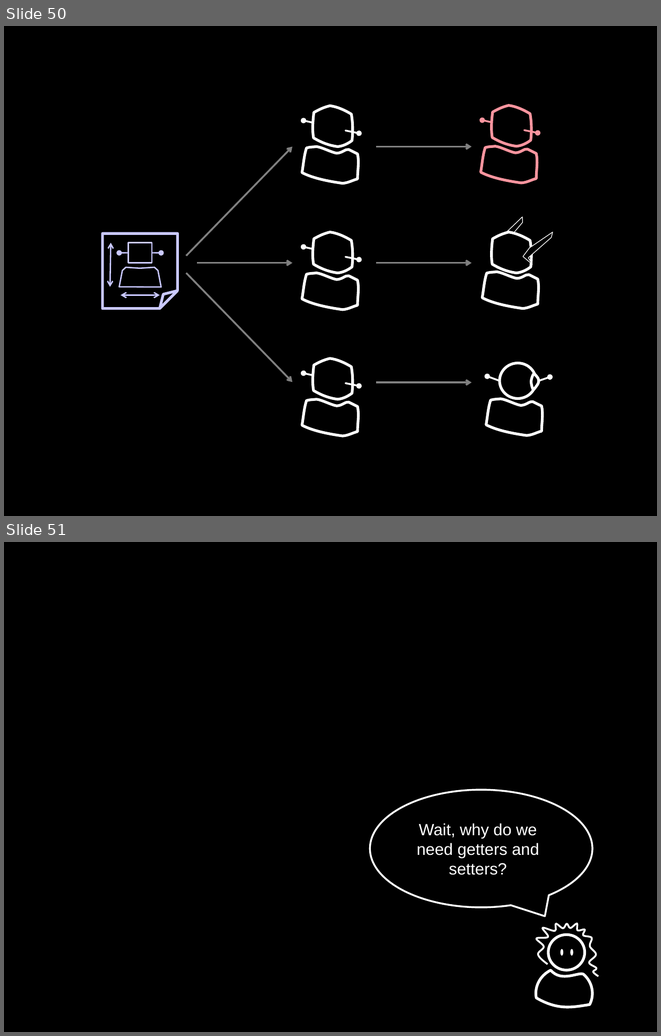
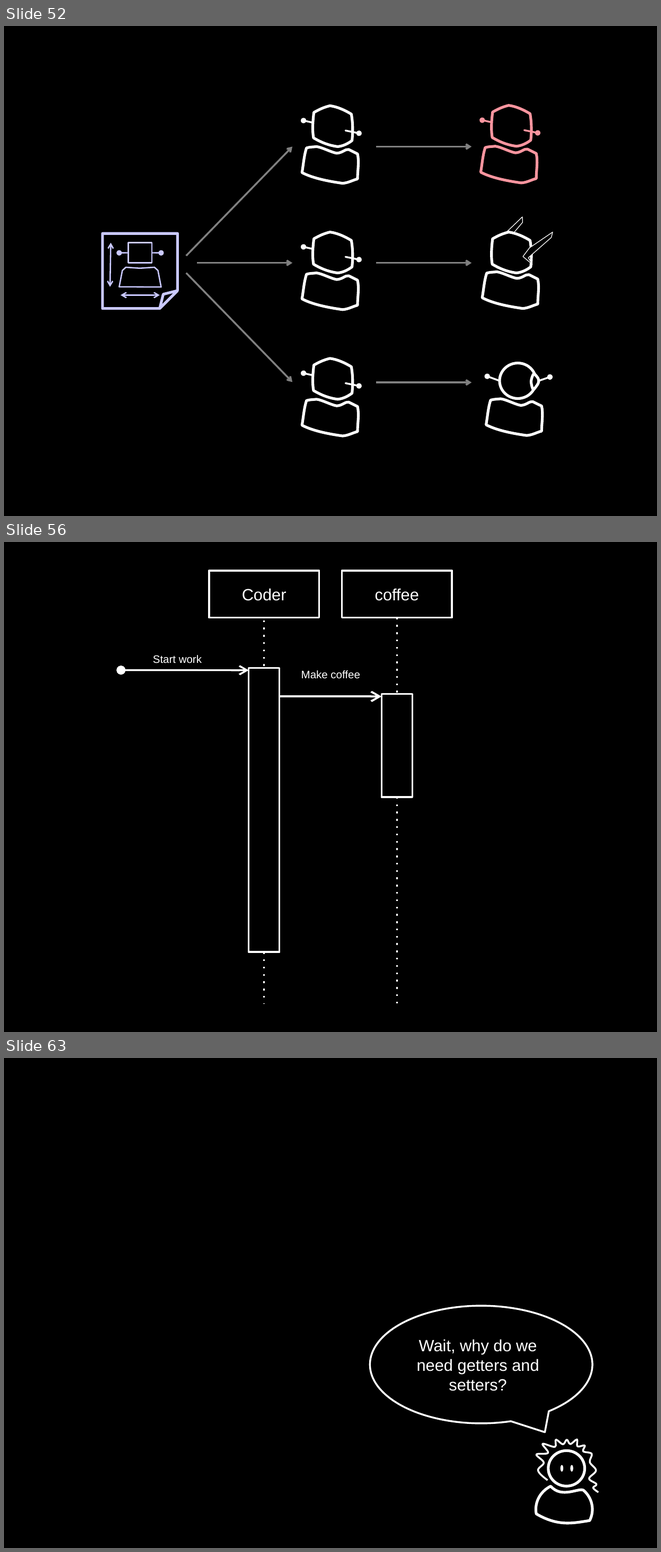
Before and after one commit to socketwench/OOPforObjectHaters, a slide deck: src/OOPforObjectHaters.pptx. Shown one above the other, each under a label of ours: slides 50 and 51 before the commit, slides 52, 56 and 63 after it; the slides between them are not shown. The pictures are 661x1036 and 661x1552 pixels, drawn with LibreOffice and Linux fonts; fonts in the diff are those of the drawing. Boxes give left, top, right and bottom in pixels: in the first picture for what was removed or moved away, otherwise in the second. Text is boxed around its words. In the diff, an @@ line names an element or a change of style, - is before the commit and + after.

```diff
--- a/src/OOPforObjectHaters.pptx
+++ b/src/OOPforObjectHaters.pptx
@@ slide 56 added at (4,542,657,1032), background #000000 @@
@@ rectangle added at (209,571,319,618), outline #FFFFFF 2 pt, 18 pt, text #FFFFFF @@
+Coder
@@ rectangle added at (342,571,452,618), outline #FFFFFF 2 pt, 18 pt, text #FFFFFF @@
+coffee
@@ line added from (264, 620) to (264, 671), #FFFFFF 2 pt dashed @@
@@ line added from (397, 618) to (397, 694), #FFFFFF 2 pt dashed @@
@@ text added at (153,655,202,663), 12 pt, text #FFFFFF @@
+Start work
@@ rectangle added at (249,668,280,952), outline #FFFFFF 2 pt @@
@@ double arrow added from (121, 670) to (249, 670), #FFFFFF 2 pt @@
@@ text added at (301,670,360,679), 12 pt, text #FFFFFF @@
+Make coffee
@@ arrow added from (280, 696) to (381, 696), #FFFFFF 2.25 pt @@
@@ rectangle added at (381,694,412,796), outline #FFFFFF 2 pt @@
@@ line added from (397, 796) to (397, 1003), #FFFFFF 2 pt dashed @@
@@ line added from (264, 952) to (264, 1003), #FFFFFF 2 pt dashed @@
@@ what was slide 50 is now slide 52 @@
@@ what was slide 51 is now slide 63 @@
```
Also in this commit, not shown: 1 slide changed, 11 other slides added, 11 other files.
